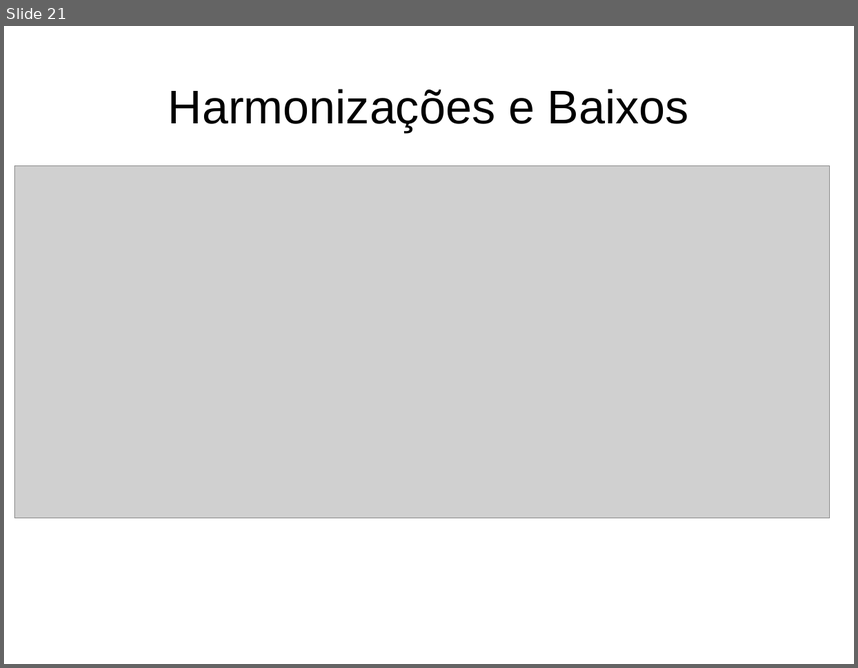
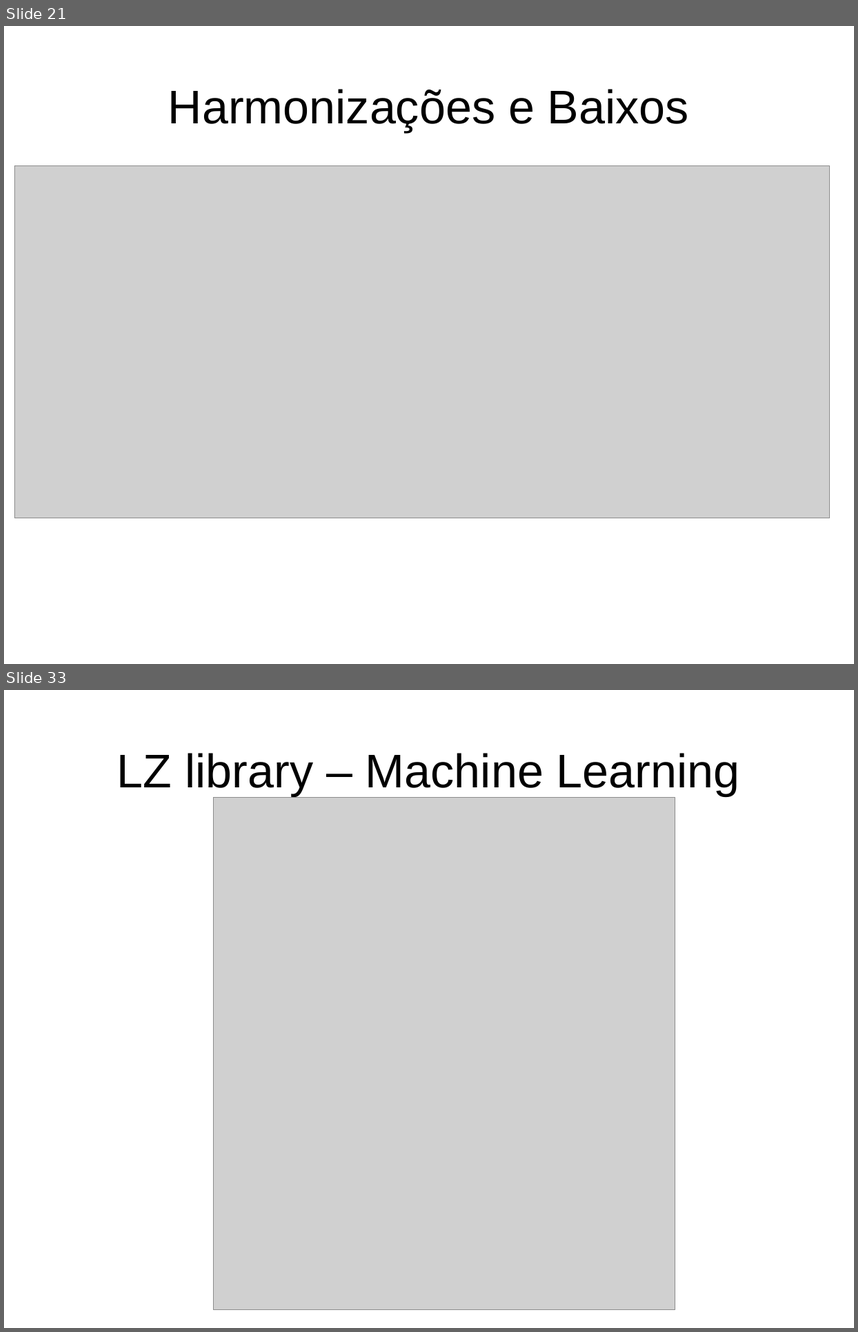
Before and after one commit to glerm/luteria, a slide deck: slides/banca.odp. Shown one above the other, each under a label of ours: slide 21 before the commit, slides 21 and 33 after it; the slides between them are not shown. The pictures are 858x668 and 858x1332 pixels, drawn with LibreOffice and Linux fonts; fonts in the diff are those of the drawing; grey boxes stand for pictures. Boxes give left, top, right and bottom in pixels: in the first picture for what was removed or moved away, otherwise in the second. Text is boxed around its words. In the diff, an @@ line names an element or a change of style, - is before the commit and + after.

```diff
--- a/slides/banca.odp
+++ b/slides/banca.odp
@@ slide 33 added at (4,690,854,1328), background #FFFFFF @@
@@ title added at (117,753,740,796), 44 pt, text #000000 @@
+LZ library – Machine Learning
@@ picture added at (214,797,676,1310) @@
```
Also in this commit, not shown: 19 other slides added, 2 other files.
